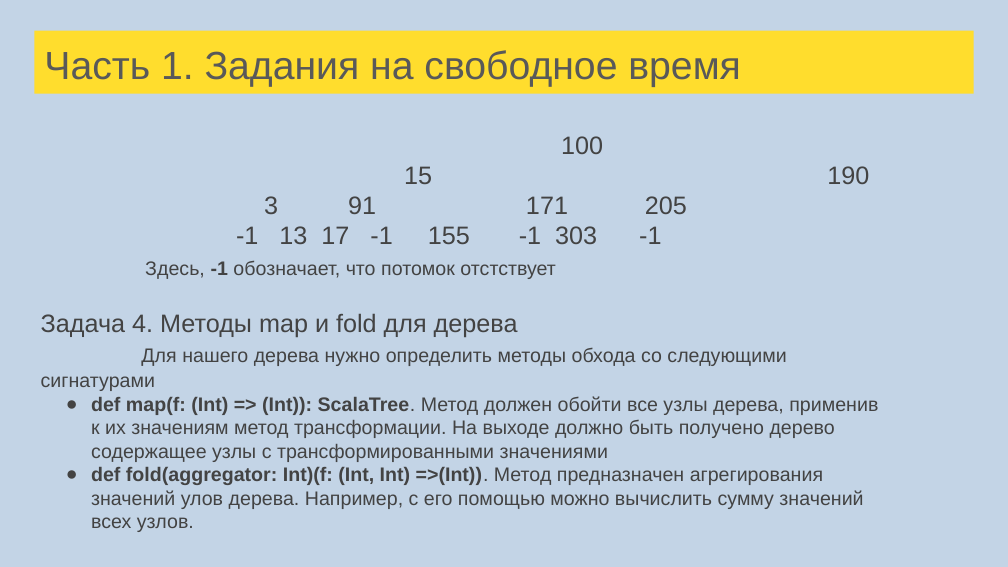
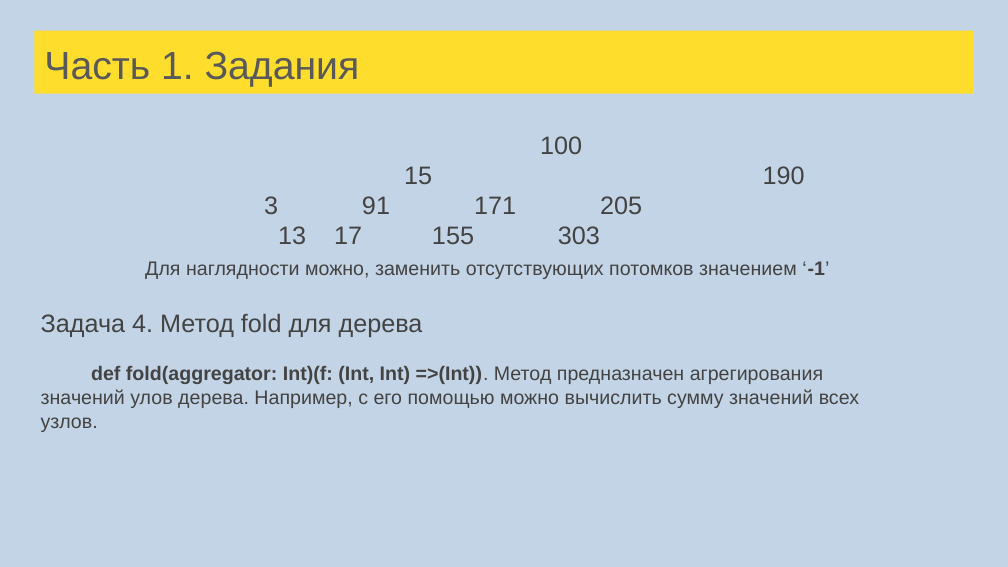
Before and after one commit to tralfamadore/ScalaLectures, a slide deck: slide 81 of src/main/resources/Лекции Scala для FinTech.pptx (slide 75 before the commit). Drawn at 1008x567 pixels with LibreOffice and Linux fonts; fonts in the diff are those of the drawing. Boxes give left, top, right and bottom in pixels: in the first picture for what was removed or moved away, otherwise in the second. Text is boxed around its words. In the diff, an @@ line names an element or a change of style, - is before the commit and + after.

```diff
--- a/src/main/resources/Лекции Scala для FinTech.pptx
+++ b/src/main/resources/Лекции Scala для FinTech.pptx
@@ title at bbox=[44, 51, 360, 87]: text changed @@
-Часть 1. Задания на свободное время
+Часть 1. Задания
@@ text at bbox=[145, 226, 829, 279]: text changed @@
--1 13 17 -1 155 -1 303 -1
-Здесь, -1 обозначает, что потомок отстствует
+13 17 155 303
+Для наглядности можно, заменить отсутствующих потомков значением ‘-1’
@@ text at bbox=[41, 313, 423, 337]: text changed; size 14 to 18 pt @@
-Задача 4. Методы map и fold для дерева
-Для нашего дерева нужно определить методы обхода со следующими сигнатурами
-● def map(f: (Int) => (Int)): ScalaTree. Метод должен обойти все узлы дерева, применив к их значениям метод трансформации. На выходе должно быть получено дерево содержащее узлы с трансформированными значениями
+Задача 4. Метод fold для дерева
@@ text at bbox=[41, 366, 859, 432]: bullet ● to none @@
```
Also in this commit, not shown: 17 other slides changed, 16 slides added, 2 slides removed, 1 other file.
